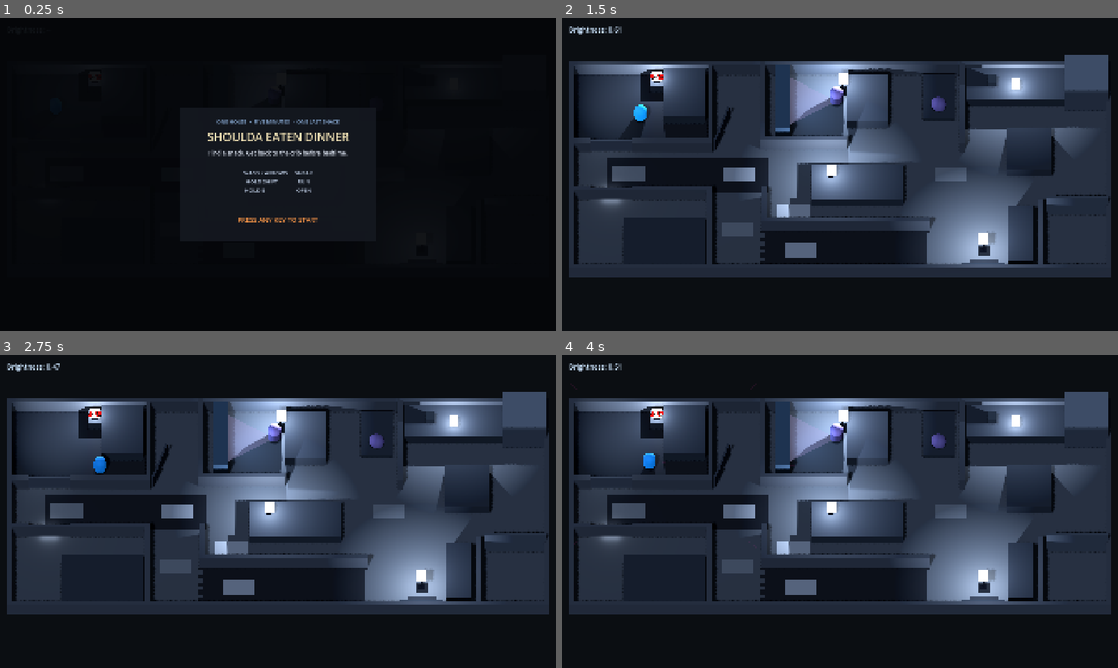
Above: before the commit, frames 1-4 (two rows, left to right).
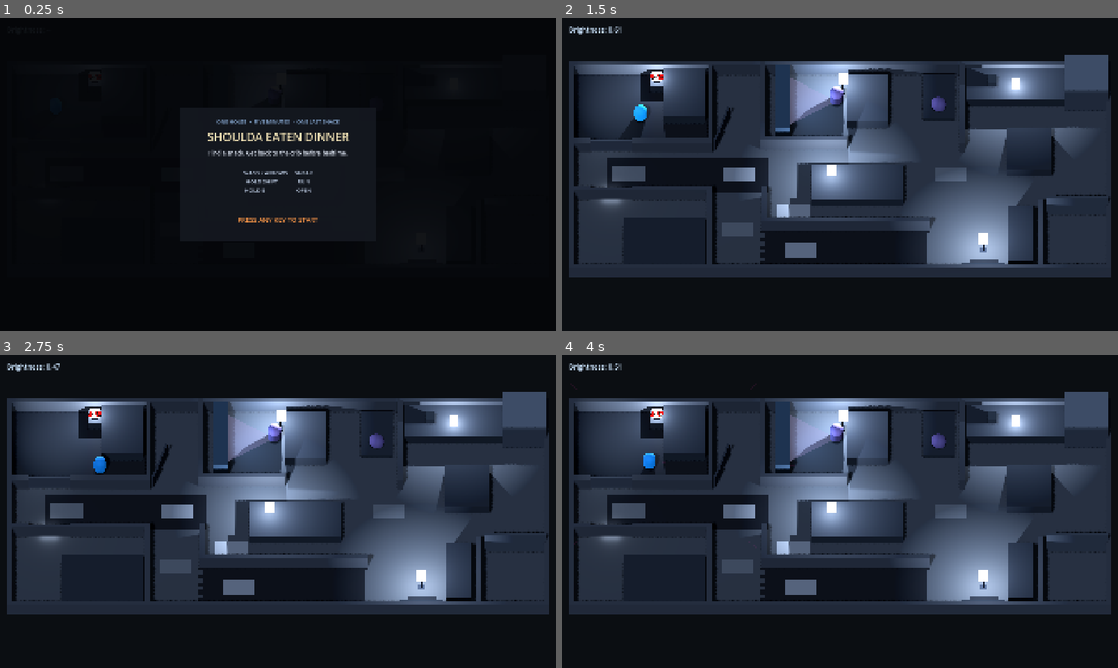
Above: after the commit, the same moments.

Repository: mrglass86/gmtk-gamejam-2026
Game: Godot game, scene res://scenes/Main.tscn
The game is run twice, just before and just after one commit, with the same random seed, the same clock (stepped at 60 frames per second) and the same inputs.
Inputs (mouse positions are in pixels of both pictures, inside the frame that each line leads up to):
- Up to frame 1 (0.25 s): no input
- Up to frame 2 (1.5 s): tap Enter at 0.5 s; move the mouse to (962, 158) at 0.52 s; hold D (move_right) 0.53-1.28 s; hold E (interact) 0.53-1.28 s; click (962, 158) at 0.67 s; tap Space at 0.77 s; move the mouse to (728, 190) at 1.27 s; hold S (move_back) from 1.28 s (still down); tap Shift (run) at 1.35 s
- Up to frame 3 (2.75 s): tap Space at 1.52 s; move the mouse to (333, 442) at 2.02 s; release S (move_back) at 2.03 s; hold D (move_right) from 2.03 s (still down); hold E (interact) from 2.03 s (still down)
- Up to frame 4 (4 s): move the mouse to (812, 574) at 2.77 s; release D (move_right) at 2.78 s; release E (interact) at 2.78 s; hold W (move_forward) 2.78-3.53 s; tap Shift (run) at 2.85 s; click (812, 574) at 2.92 s; tap Space at 3.02, 3.77 s; move the mouse to (1006, 558) at 3.52 s; hold A (move_left) from 3.53 s (still down); hold E (interact) from 3.53 s (still down)

The runs differ from the first frame. In frame 2, 0.2% of the frame differs, in the area x 16-83%, y 16-76%; in frame 3, 0.2%; in frame 4, 0.2%.

Commit message:
Soften fixture glow

Diff:
--- a/game/scripts/LevelBuilder.gd
+++ b/game/scripts/LevelBuilder.gd
@@ -17,7 +17,7 @@
 @export_group("Practical Light Fixtures")
 @export var fixture_stand_color: Color = Color("#3c4654")
 @export var fixture_glow_color: Color = Color("#dce9ff")
-@export var fixture_emission_energy: float = 1.35
+@export var fixture_emission_energy: float = 1.0
 @export var fixture_base_size: Vector3 = Vector3(0.34, 0.08, 0.34)
 @export var fixture_pole_width: float = 0.07
 @export var fixture_shade_size: Vector3 = Vector3(0.54, 0.28, 0.54)
@@ -342,6 +342,7 @@
 	var mesh_instance: MeshInstance3D = MeshInstance3D.new()
 	mesh_instance.name = part_name
 	mesh_instance.position = local_position
+	mesh_instance.cast_shadow = GeometryInstance3D.SHADOW_CASTING_SETTING_OFF
 	var mesh: BoxMesh = BoxMesh.new()
 	mesh.size = dimensions
 	var material: StandardMaterial3D = StandardMaterial3D.new()
